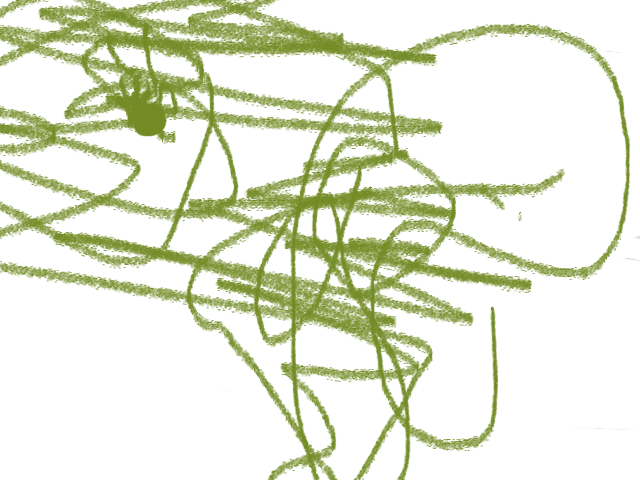
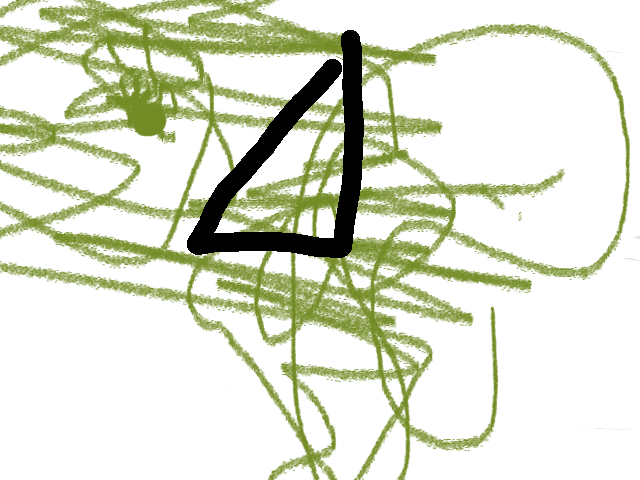
Layered file, before and after one edit (w=640, h=480). Changes by layer:
painted on "Background" over [187, 30, 364, 258]
